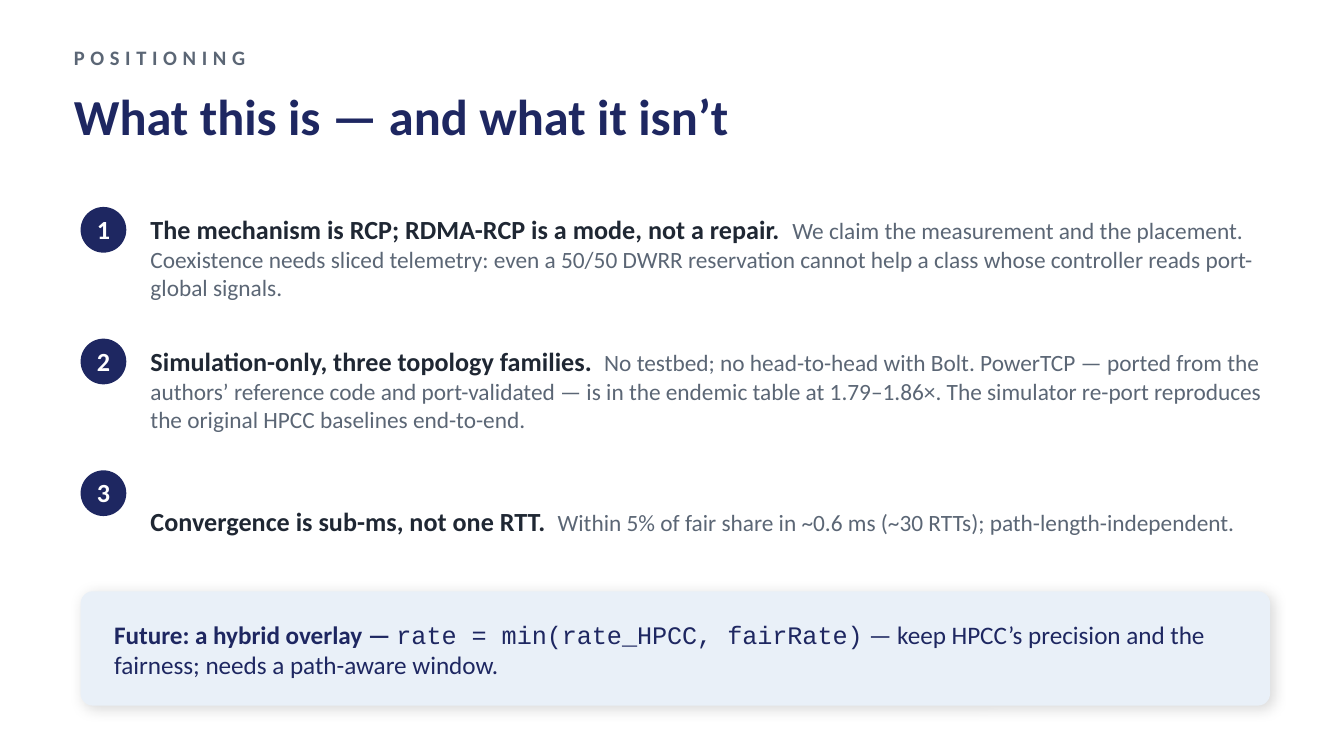
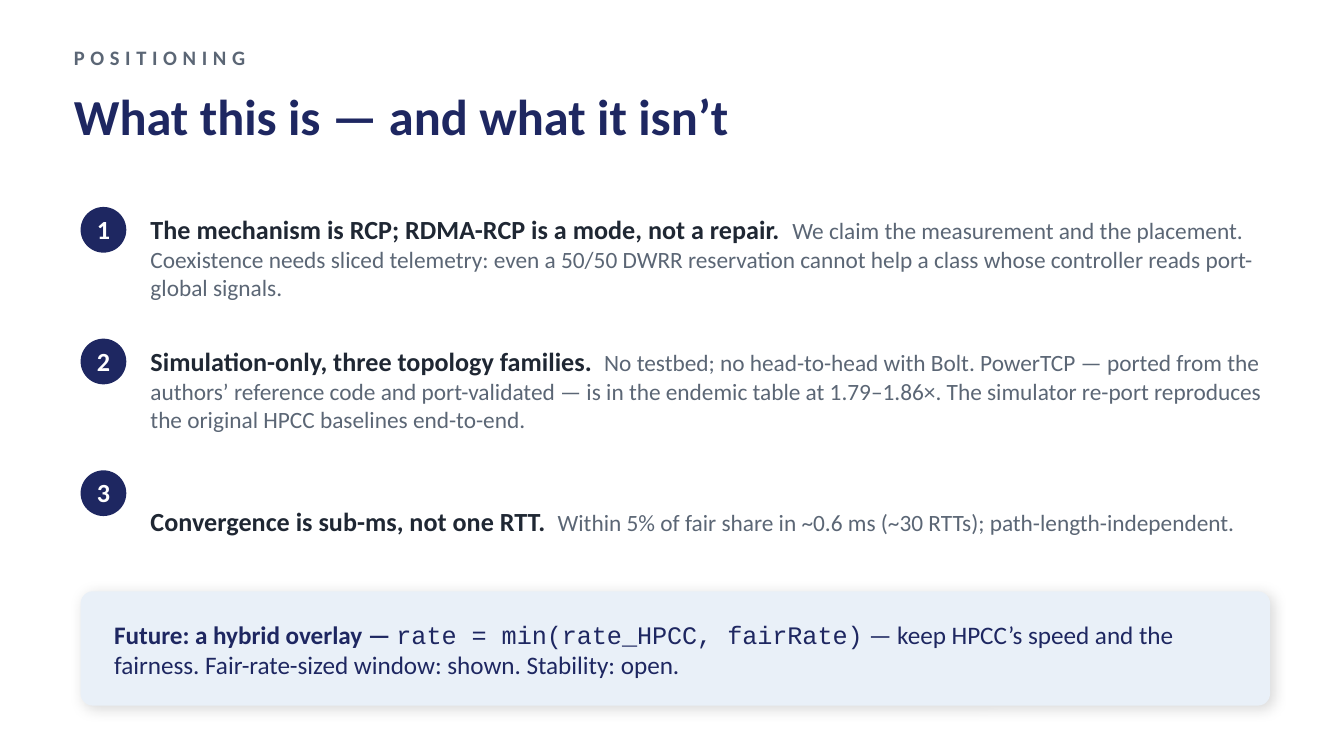
Before and after one commit to UNOCourseDemo/hpcc-fs, a slide deck: slide 21 of examples/hpcc/hpcc-fs/talk/ipccc2026-talk.pptx (slide 19 before the commit). Drawn at 1344x756 pixels with LibreOffice and Linux fonts; fonts in the diff are those of the drawing. Boxes give left, top, right and bottom in pixels: in the first picture for what was removed or moved away, otherwise in the second. Text is boxed around its words. In the diff, an @@ line names an element or a change of style, - is before the commit and + after.

```diff
--- a/examples/hpcc/hpcc-fs/talk/ipccc2026-talk.pptx
+++ b/examples/hpcc/hpcc-fs/talk/ipccc2026-talk.pptx
@@ text at box(114, 625, 1173, 678): text changed @@
-Future: a hybrid overlay — rate = min(rate_HPCC, fairRate) — keep HPCC’s precision and the fairness; needs a path-aware window.
+Future: a hybrid overlay — rate = min(rate_HPCC, fairRate) — keep HPCC’s speed and the fairness. Fair-rate-sized window: shown. Stability: open.
```
Also in this commit, not shown: 1 other slide changed, 3 slides added, 1 slide removed, 3 other files.
